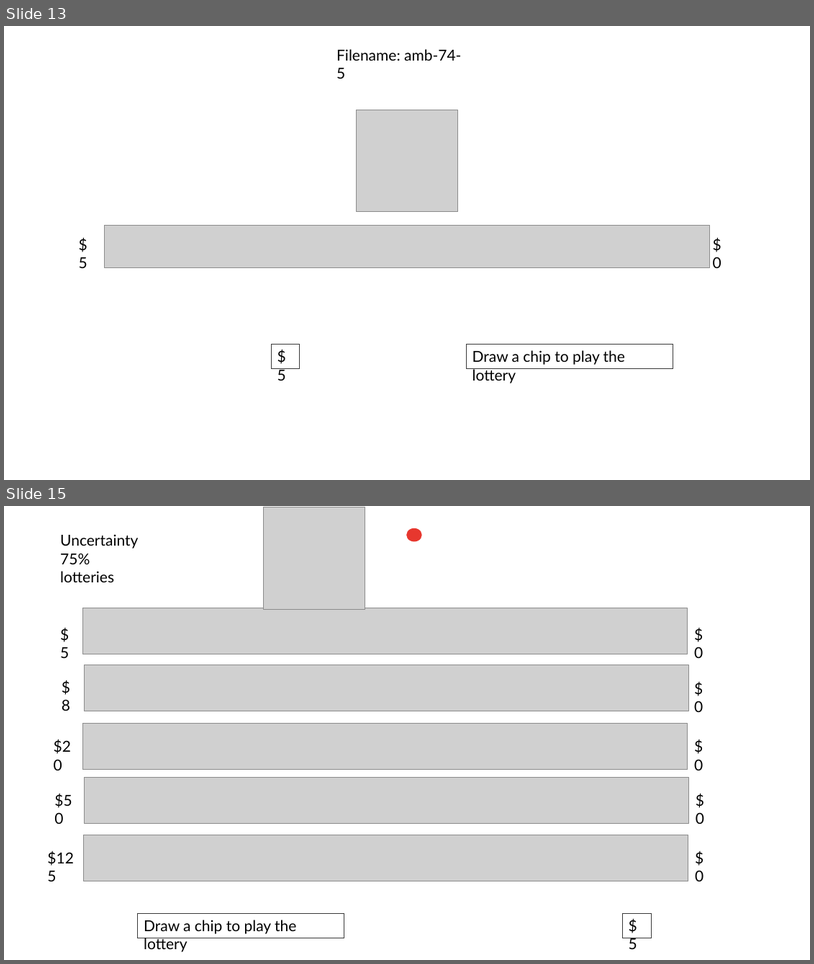
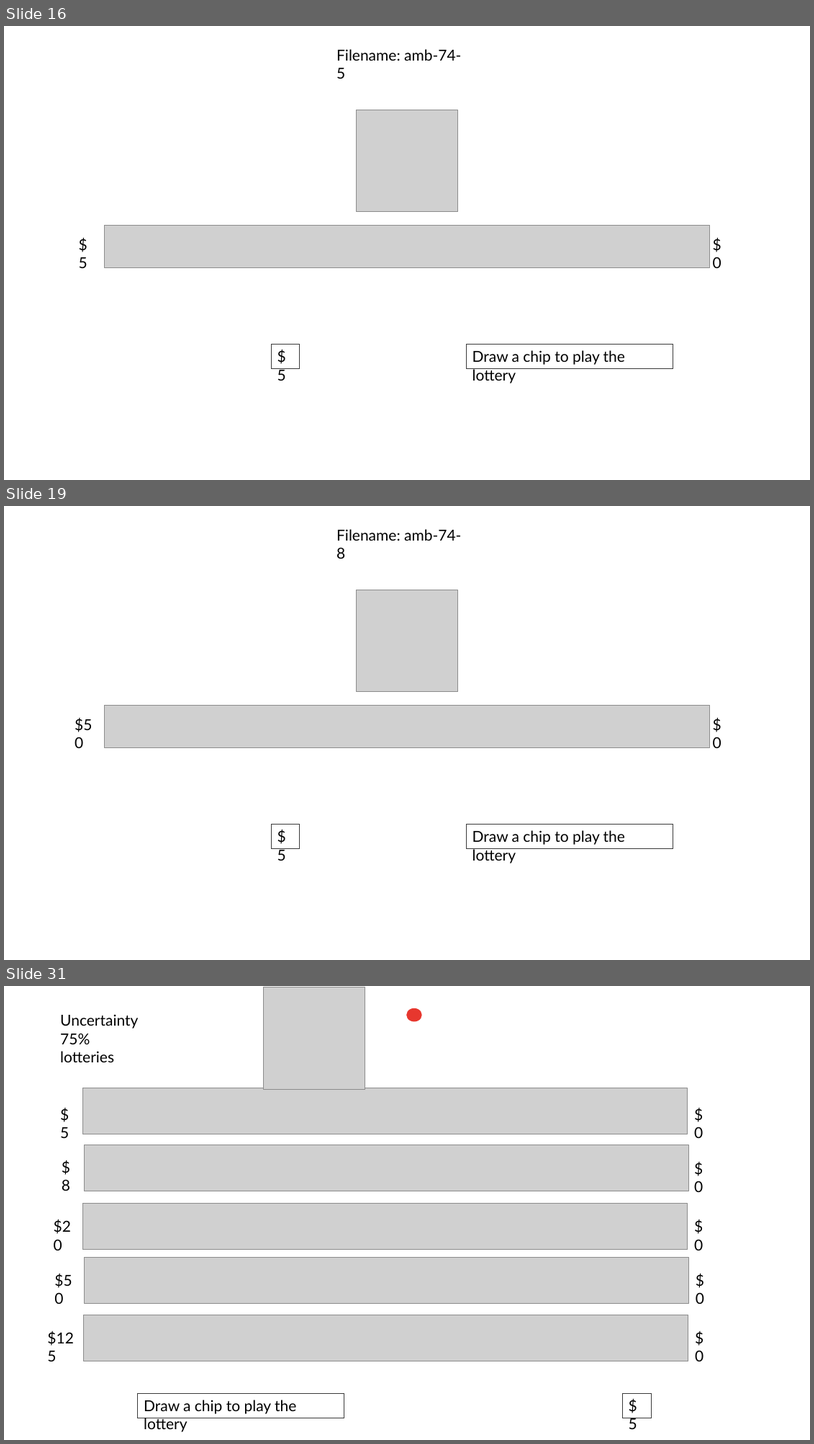
Before and after one commit to MayaKom/psy1903, a slide deck: Trials.pptx. Shown one above the other, each under a label of ours: slides 13 and 15 before the commit, slides 16, 19 and 31 after it; the slides between them are not shown. The pictures are 814x964 and 814x1444 pixels, drawn with LibreOffice and Linux fonts; fonts in the diff are those of the drawing; grey boxes stand for pictures. Boxes give left, top, right and bottom in pixels: in the first picture for what was removed or moved away, otherwise in the second. Text is boxed around its words. In the diff, an @@ line names an element or a change of style, - is before the commit and + after.

```diff
--- a/Trials.pptx
+++ b/Trials.pptx
@@ slide 19 added at bbox=[4, 506, 810, 960], background #FFFFFF @@
@@ text added at bbox=[337, 529, 461, 559], 18 pt, text #000000 @@
+Filename: amb-74-8
@@ picture added at bbox=[357, 590, 458, 692] @@
@@ text added at bbox=[69, 713, 106, 736], 18 pt, text #000000 @@
+$50
@@ picture added at bbox=[104, 705, 710, 748] @@
@@ text added at bbox=[713, 736, 722, 748], 18 pt, text #000000 @@
+$0
@@ rectangle added at bbox=[271, 824, 300, 849], outline #3A3A3A 0.75 pt, 18 pt, text #000000 @@
+$5
@@ rectangle added at bbox=[467, 824, 673, 849], outline #3A3A3A 0.75 pt, 18 pt, text #000000 @@
+Draw a chip to play the lottery
@@ what was slide 13 is now slide 16 @@
@@ what was slide 15 is now slide 31 @@
```
Also in this commit, not shown: 3 slides changed, 15 other slides added, 4 other files.
